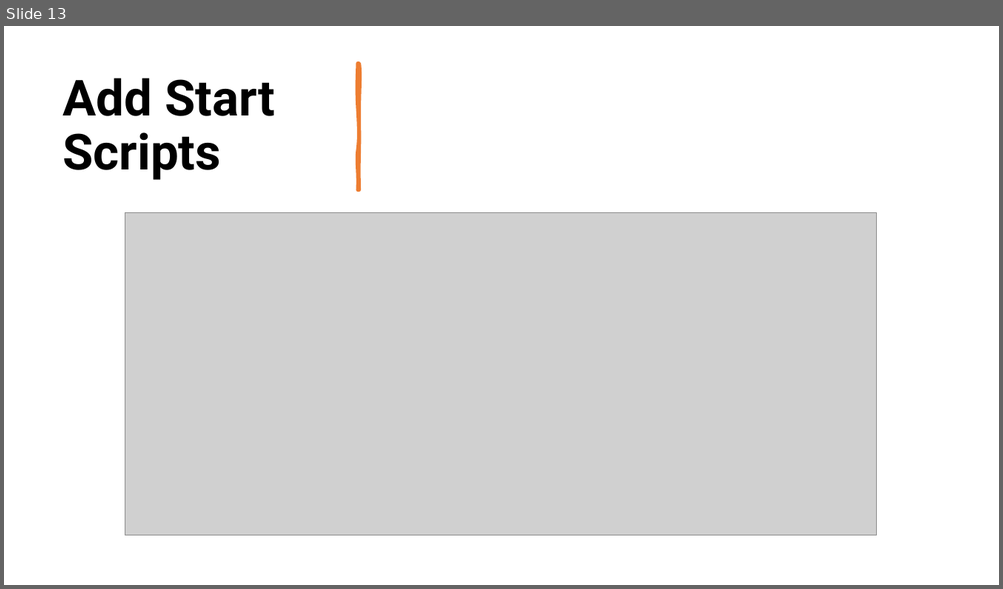
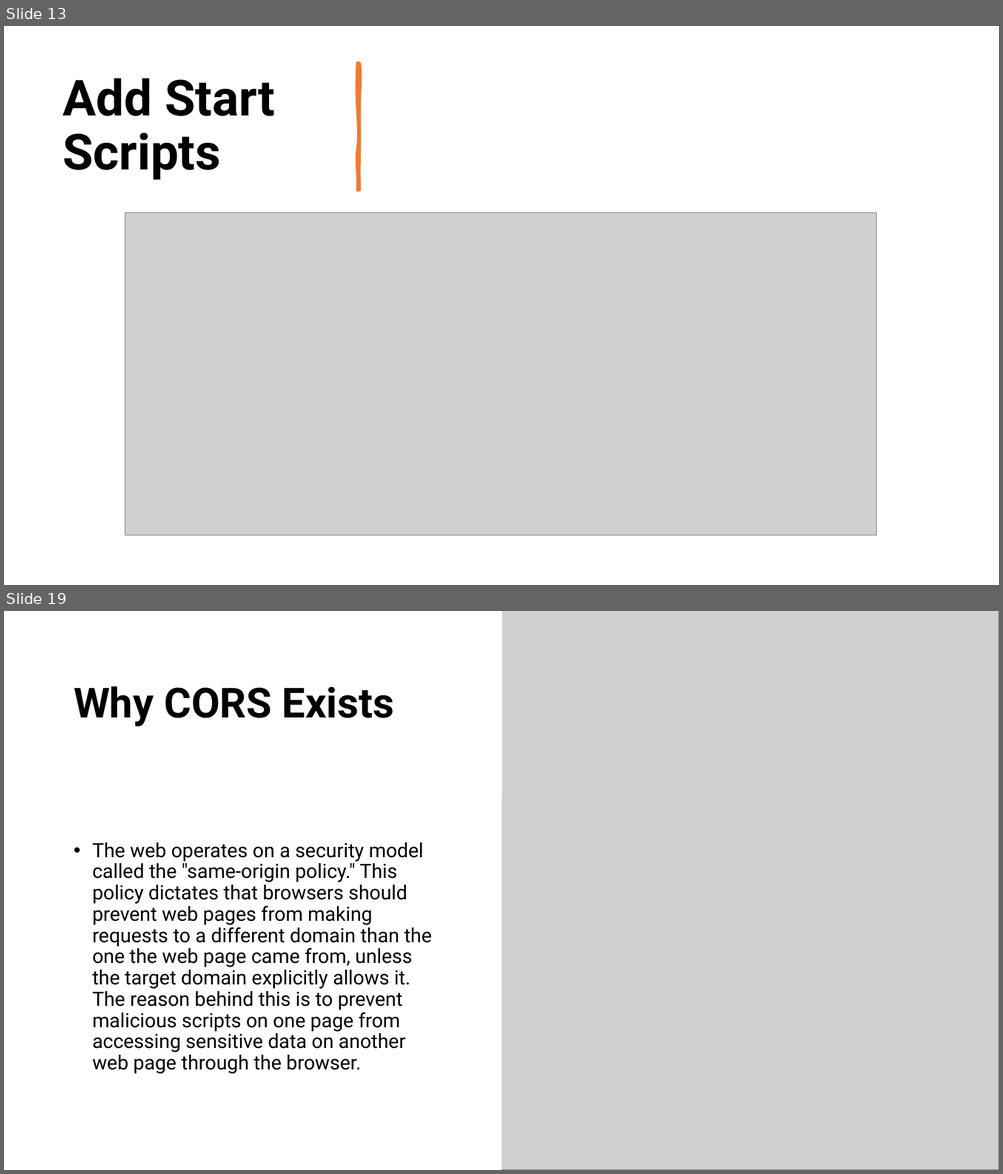
Before and after one commit to 1shaked/full-stack, a slide deck: 26ass/Node intro.pptx. Shown one above the other, each under a label of ours: slide 13 before the commit, slides 13 and 19 after it; the slides between them are not shown. The pictures are 1003x589 and 1003x1174 pixels, drawn with LibreOffice and Linux fonts; fonts in the diff are those of the drawing; grey boxes stand for pictures. Boxes give left, top, right and bottom in pixels: in the first picture for what was removed or moved away, otherwise in the second. Text is boxed around its words. In the diff, an @@ line names an element or a change of style, - is before the commit and + after.

```diff
--- a/26ass/Node intro.pptx
+++ b/26ass/Node intro.pptx
@@ slide 19 added at [4,611,999,1170], background #FFFFFF @@
@@ rectangle added at [4,611,502,1170], fill #FFFFFF @@
@@ rectangle added at [4,611,502,797], fill #FFFFFF @@
@@ picture added at [502,611,999,1170] @@
@@ title added at [74,686,394,726], 40 pt, text #000000, bold @@
+Why CORS Exists
@@ text added at [92,843,432,1074], 19 pt, text #000000 @@
+• The web operates on a security model called the "same-origin policy." This policy dictates that browsers should prevent web pages from making requests to a different domain than the one the web page came from, unless the target domain explicitly allows it. The reason behind this is to prevent malicious scripts on one page from accessing sensitive data on another web page through the browser.
```
Also in this commit, not shown: 12 slides changed, 18 other slides added, 31 other files.
